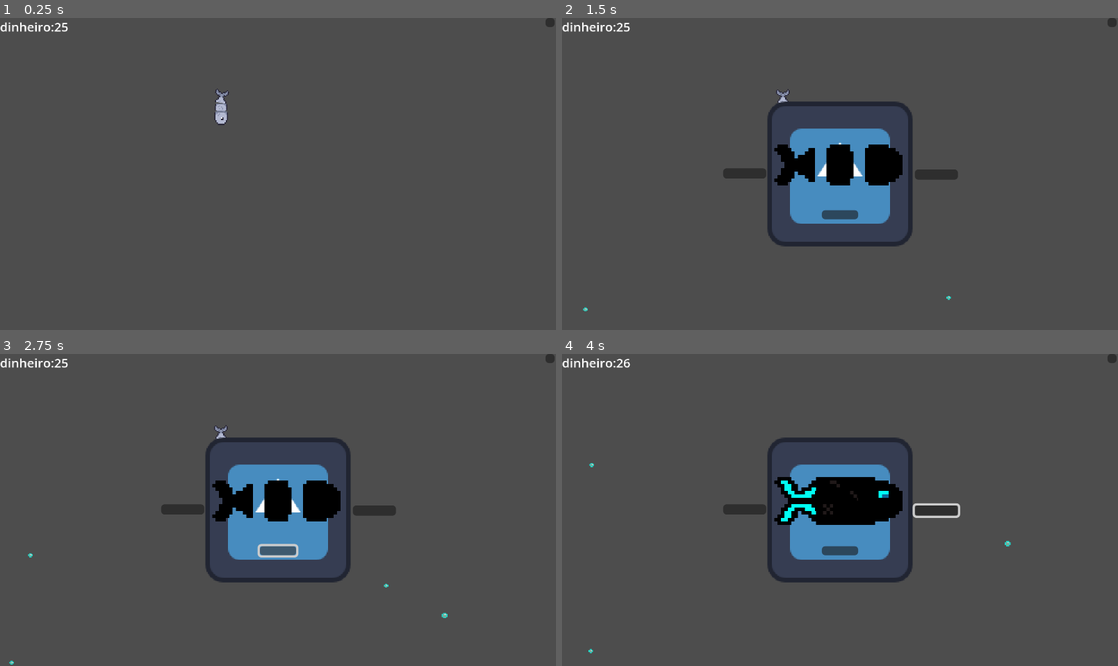
Above: before the commit, frames 1-4 (two rows, left to right).
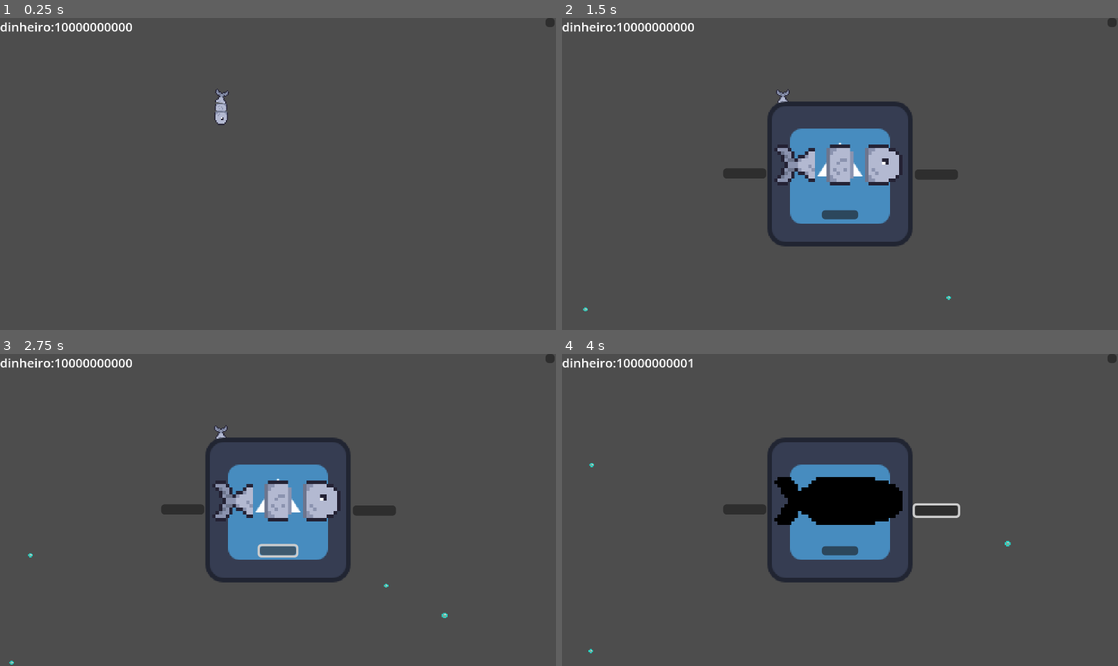
Above: after the commit, the same moments.

Repository: EduKMilke/projetos-aleat-rios
Game: Godot game, scene res://cenas/jogo.tscn
Two runs of this game, one before a commit and one after it. Both use one fixed random seed, a clock stepped at 60 frames per second and the inputs below. The engine's default icon, where the game draws it, is replaced by a stand-in: a white triangle on a blue panel in a dark square.
Inputs (mouse positions are in pixels of both pictures, inside the frame that each line leads up to):
- Up to frame 1 (0.25 s): no input
- Up to frame 2 (1.5 s): click (1112, 21) at 0.5 s; click (890, 149) at 1.25 s
- Up to frame 3 (2.75 s): click (278, 550) at 2 s
- Up to frame 4 (4 s): click (934, 510) at 2.75 s; tap Enter at 3.5 s; move the mouse to (962, 556) at 3.52 s; hold Right (ui_right) from 3.53 s (still down); click (962, 556) at 3.67 s

The runs differ from the first frame. In frame 1, 0.2% of the frame differs, in the area x 9-24%, y 1-5%; in frame 2, 2.2%, in the area x 9-62%, y 1-54%; in frame 3, 2.2%; in frame 4, 0.6%.

Commit message:
mecanica da loja pronta falta sprites

Diff:
--- a/whey/script/global.gd
+++ b/whey/script/global.gd
@@ -1,15 +1,15 @@
 extends Node
-var din:int=25
+var din:int=10000000000
 
 var comum= [
-	[preload("res://assets/pexe/cabeças/pexe1.png"), preload("res://assets/pexe/meio/pexe1.png"),preload("res://assets/pexe/cauda/pexe1.png"),0]
+	[preload("res://assets/pexe/cabeças/pexe1.png"), preload("res://assets/pexe/meio/pexe1.png"),preload("res://assets/pexe/cauda/pexe1.png"),1]
 ]
 
 var incomum = [
-	[preload("res://assets/pexe/cabeças/pexe3.png"),preload("res://assets/pexe/meio/pexe3.png"),preload("res://assets/pexe/cauda/pexe3.png"),1],
+	[preload("res://assets/pexe/cabeças/pexe3.png"),preload("res://assets/pexe/meio/pexe3.png"),preload("res://assets/pexe/cauda/pexe3.png"),0],
 ]
 var raro = [
-	[preload("res://assets/pexe/cabeças/pexe2.png"),preload("res://assets/pexe/meio/pexe2.png"),preload("res://assets/pexe/cauda/pexe2.png"),1]
+	[preload("res://assets/pexe/cabeças/pexe2.png"),preload("res://assets/pexe/meio/pexe2.png"),preload("res://assets/pexe/cauda/pexe2.png"),0]
 ]
 var lendario=[
 	[preload("res://icon.svg"), preload("res://icon.svg"),preload("res://icon.svg"),0]
--- a/whey/script/inventario.gd
+++ b/whey/script/inventario.gd
@@ -3,6 +3,8 @@
 @onready var ini=$Sprite2D2
 @onready var meio=$Sprite2D3
 @onready var fim=$Sprite2D4
+
+signal skin_selecionada(ini_tex: Texture2D, meio_tex: Texture2D, fim_tex: Texture2D, status: int)
 
 var linc=Global.comum.size()
 var lini=Global.incomum.size()
@@ -16,14 +18,11 @@
 var _gcol: int = 0
 
 enum Categoria {COMUM, INCOMUM, RARO, LENDARIO}
-
 var cate_atual: Categoria = Categoria.COMUM
 
 func _ready() -> void:
-
 	_troca_categoria(Categoria.COMUM)
 func atlz_tex() -> void:
-
 	if _glin == 0:
 		ini.texture = null
 		meio.texture = null
@@ -33,7 +32,6 @@
 		tm = 0
 	var skin = atur[tm]
 	if _gcol >= 4:
-
 		ini.texture = skin[2]
 		meio.texture = skin[1]
 		fim.texture = skin[0]
@@ -100,7 +98,8 @@
 		ini.texture = skin[2]
 		meio.texture = skin[1]
 		fim.texture = skin[0]
-
+		var status = skin[_gcol - 1]
+		emit_signal("skin_selecionada", skin[2], skin[1], skin[0], status)
 func _on_button_2_pressed() -> void:
 	var proxima_categoria: Categoria
 	match cate_atual:
--- a/whey/script/loja.gd
+++ b/whey/script/loja.gd
@@ -6,6 +6,8 @@
 @onready var l_din=$Label
 @onready var maquina = preload("res://obj/maquina.tscn")
 @onready var invent= preload("res://obj/inventario.tscn")
+@onready var peixe = $"../peixe"
+var skin_selecionada_do_inventario: Dictionary = {}
 
 var _imaq=null
 var _iinv=null
@@ -48,6 +50,24 @@
 	_iinv=invent.instantiate()
 	aparece=-1
 	add_child(_iinv)
-
+	if _iinv.has_signal("skin_selecionada"):
+			_iinv.skin_selecionada.connect(_recebe_dados_inventario)
 	_iinv.position.x=get_viewport_rect().size.x/2
 	_iinv.position.y=get_viewport_rect().size.y/2
+func atribui_spr()->void:
+	var _spr1: Sprite2D = peixe.get_node("cabeca/Sprite2D")
+	var _spr2: Sprite2D = peixe.get_node("meio/Sprite2D")
+	var _spr3: Sprite2D = peixe.get_node("fim/Sprite2D")
+	if is_instance_valid(_spr1) and is_instance_valid(_spr2) and is_instance_valid(_spr3) and skin_selecionada_do_inventario.size() > 0:
+		if skin_selecionada_do_inventario.status==1:
+			_spr3.texture = skin_selecionada_do_inventario.ini
+			_spr2.texture = skin_selecionada_do_inventario.meio
+			_spr1.texture = skin_selecionada_do_inventario.fim
+func _recebe_dados_inventario(ini_tex: Texture2D, meio_tex:Texture2D, fim_tex:Texture2D, status: int) -> void:
+	skin_selecionada_do_inventario = {
+		"ini": ini_tex,
+		"meio": meio_tex,
+		"fim": fim_tex,
+		"status": status
+		}
+	atribui_spr()
--- a/whey/script/maquina.gd
+++ b/whey/script/maquina.gd
@@ -4,22 +4,42 @@
 var anum: int
 var col=0
 var lin=0
+const adddin=5
+const preco=15
 func _ready() -> void:
-	pass
+	randomize()
 
 func _process(_delta: float) -> void:
-	randomize()
-
-
+	pass
 func _on_button_pressed() -> void:
-	if Global.din>=25:
-		Global.din-=25
+	if Global.din>=preco:
+		Global.din-=preco
 		anum=randi_range(0,100)
 		if anum<=40:
 			lin=Global.comum.size()
 			col=Global.comum[0].size()
-			Global.comum[randi_range(0,lin-1)][col-1]=0
-		elif anum <=75:
+			if Global.comum[randi_range(0,lin-1)][col-1]==1:
+				Global.din+=adddin
+			else:
+				Global.comum[randi_range(0,lin-1)][col-1]=1
+		elif anum <=70:
 			lin=Global.incomum.size()
 			col=Global.incomum[0].size()
-			Global.incomum[randi_range(0,lin-1)][col-1]=0
+			if Global.incomum[randi_range(0,lin-1)][col-1]==1:
+				Global.din+=adddin
+			else:
+				Global.incomum[randi_range(0,lin-1)][col-1]=1
+		elif anum <=85:
+			lin=Global.raro.size()
+			col=Global.raro[0].size()
+			if Global.raro[randi_range(0,lin-1)][col-1]==1:
+				Global.din+=adddin
+			else:
+				Global.raro[randi_range(0,lin-1)][col-1]=1
+		elif anum <=100:
+			lin=Global.lendario.size()
+			col=Global.lendario[0].size()
+			if Global.lendario[randi_range(0,lin-1)][col-1]==1:
+				Global.din+=adddin
+			else:
+				Global.lendario[randi_range(0,lin-1)][col-1]=1
